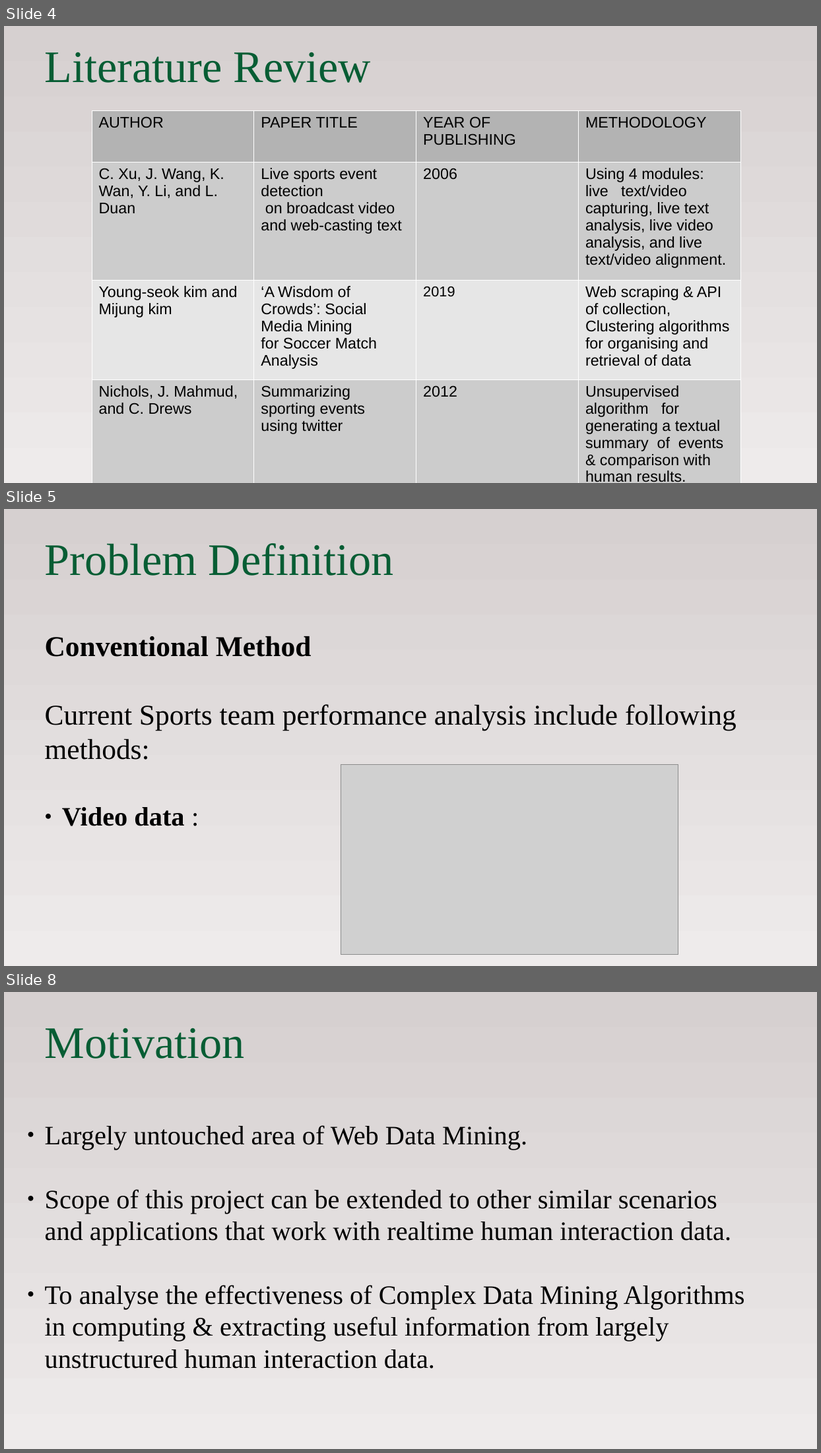
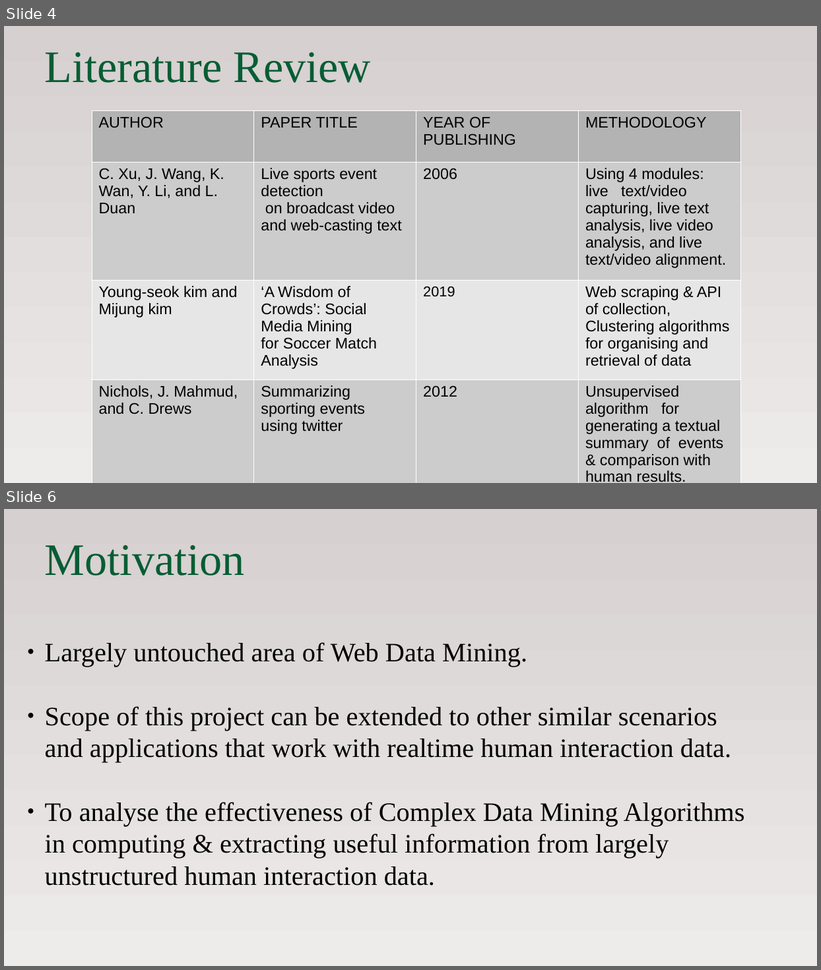
Before and after one commit to alfinwilliam/Sports-Match-Analysis-using-Social-Media-Mining, a slide deck: docs/projectppt.odp. Shown one above the other, each under a label of ours: slides 4, 5 and 8 before the commit, slides 4 and 6 after it; the slides between them are not shown. The pictures are 821x1453 and 821x970 pixels, drawn with LibreOffice and Linux fonts; fonts in the diff are those of the drawing; grey boxes stand for pictures. Boxes give left, top, right and bottom in pixels: in the first picture for what was removed or moved away, otherwise in the second. Text is boxed around its words. In the diff, an @@ line names an element or a change of style, - is before the commit and + after.

```diff
--- a/docs/projectppt.odp
+++ b/docs/projectppt.odp
@@ slide 5 removed at (4, 509, 817, 966), background gradient #D6D0D0 to #EEEBEB @@
@@ title removed at (45, 543, 393, 576) @@
-Problem Definition
@@ subtitle removed at (45, 636, 737, 826) @@
-Conventional Method
-Current Sports team performance analysis include following methods:
-● Video data :
@@ picture removed at (341, 764, 679, 955) @@
@@ what was slide 8 is now slide 6 @@
```
Also in this commit, not shown: 3 slides changed, 1 slide added, 2 other slides removed, 13 other files.
